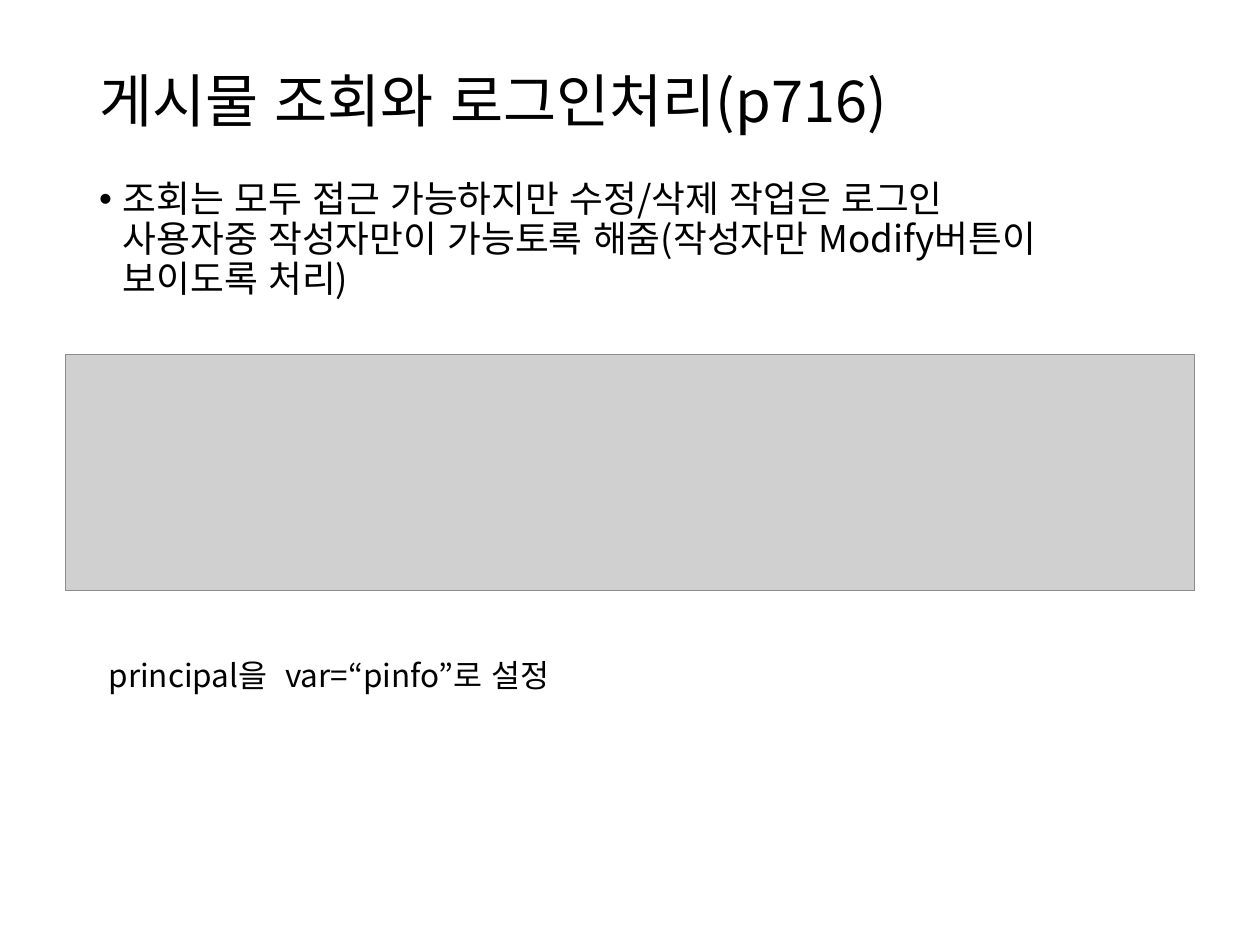
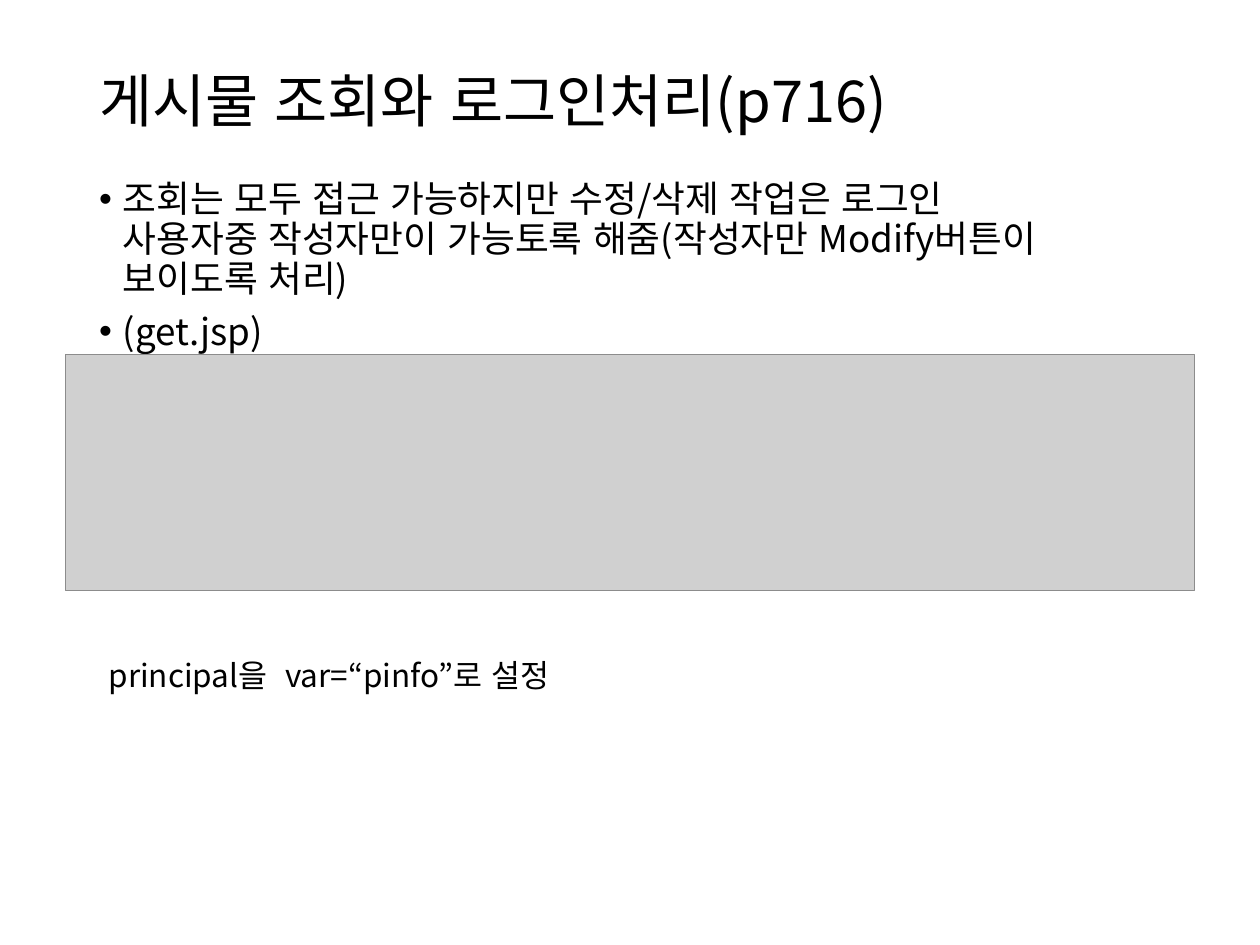
Before and after one commit to itrecipe/Web_Study_ez, a slide deck: slide 63 of spring - 학습자료/코드로 배우는 스프링 웹 프로젝트 (개정판) 학습자료/PART7.pptx. Drawn at 1260x945 pixels with LibreOffice and Linux fonts; fonts in the diff are those of the drawing; grey boxes stand for pictures. Boxes give left, top, right and bottom in pixels: in the first picture for what was removed or moved away, otherwise in the second. Text is boxed around its words. In the diff, an @@ line names an element or a change of style, - is before the commit and + after.

```diff
--- a/spring - 학습자료/코드로 배우는 스프링 웹 프로젝트 (개정판) 학습자료/PART7.pptx
+++ b/spring - 학습자료/코드로 배우는 스프링 웹 프로젝트 (개정판) 학습자료/PART7.pptx
@@ text at [123, 315, 263, 354]: paragraph added @@
+• (get.jsp)
```
Also in this commit, not shown: 1 other slide changed.
